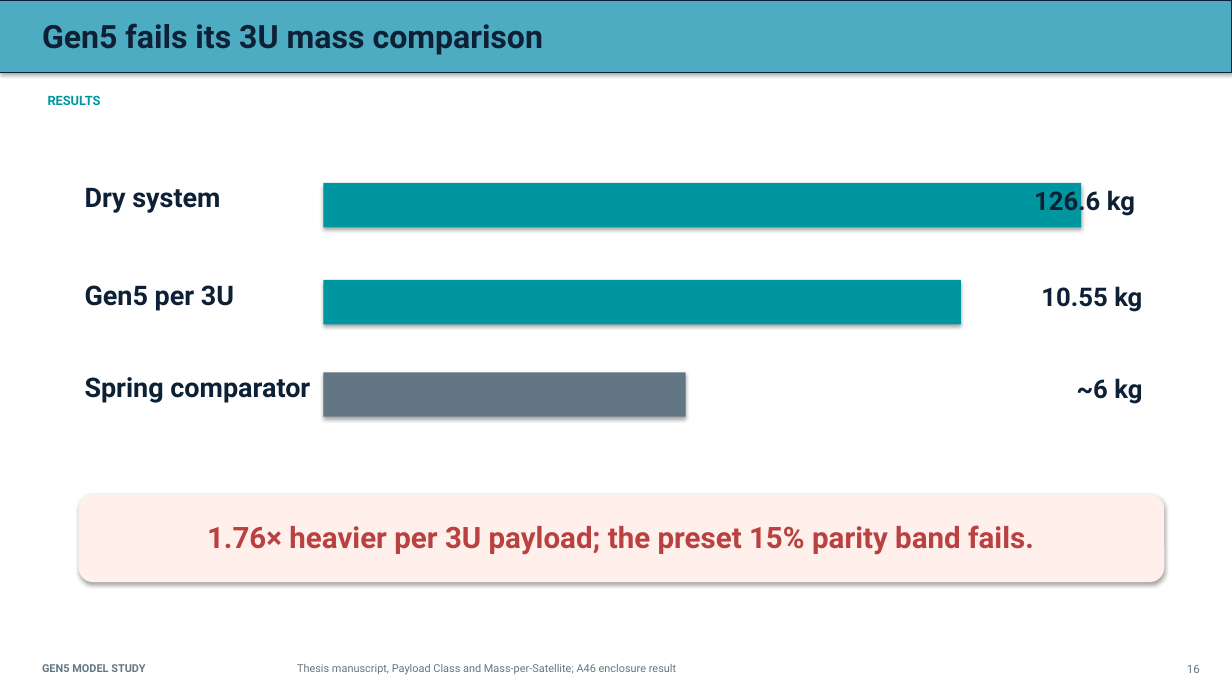
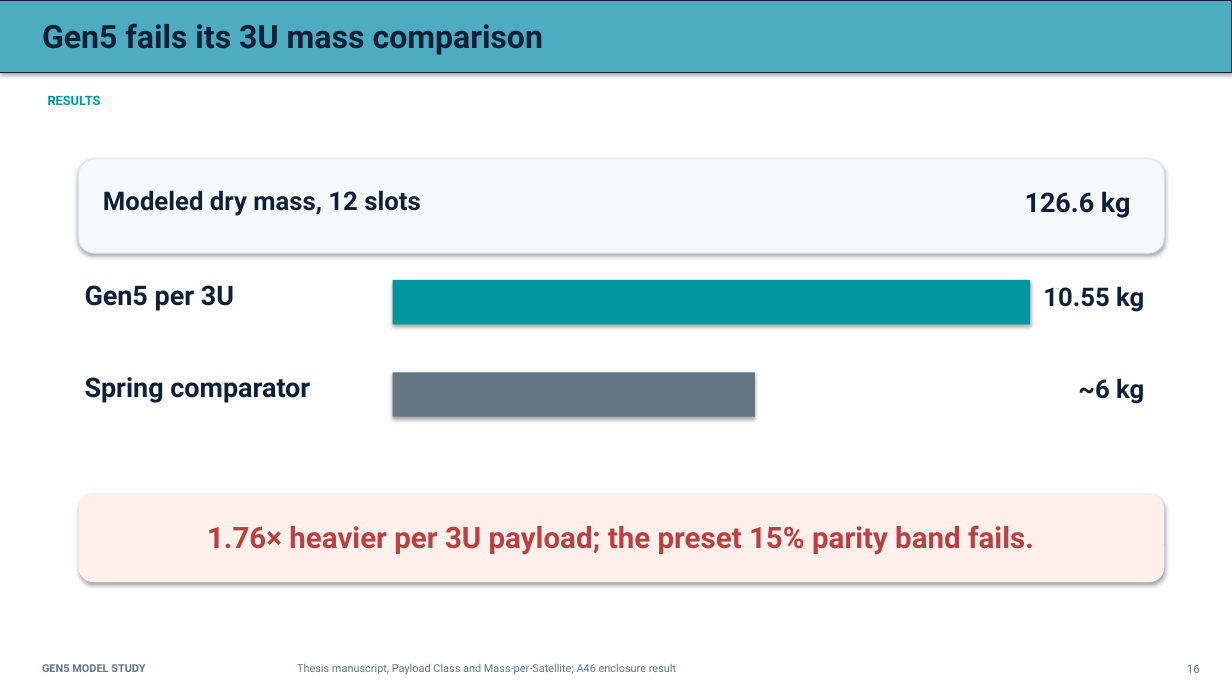
Before and after one commit to aaaaaaaaaaaavm/VOLLEY-thesis, a slide deck: slide 16 of university/final_review_2026_10_10/VOLLEY_Final_Review_2026-10-10.pptx. Drawn at 1232x693 pixels with LibreOffice and Linux fonts; fonts in the diff are those of the drawing. Boxes give left, top, right and bottom in pixels: in the first picture for what was removed or moved away, otherwise in the second. Text is boxed around its words. In the diff, an @@ line names an element or a change of style, - is before the commit and + after.

```diff
--- a/university/final_review_2026_10_10/VOLLEY_Final_Review_2026-10-10.pptx
+++ b/university/final_review_2026_10_10/VOLLEY_Final_Review_2026-10-10.pptx
@@ rounded rectangle added at [79, 159, 1165, 253], fill #F6F9FB, outline #DDE7EC 0.75 pt @@
@@ text removed at [85, 187, 220, 213] @@
-Dry system
@@ text added at [103, 190, 420, 216], 20 pt, text #0D2035, bold @@
+Modeled dry mass, 12 slots
@@ rectangle removed at [323, 183, 1081, 227] @@
@@ text "126.6 kg": place and size @@
-text "126.6 kg" at [1034, 186, 1135, 216]
+text "126.6 kg" at [1025, 191, 1131, 218]
@@ text "126.6 kg" at [1025, 191, 1131, 218]: size 20 to 21 pt @@
@@ rectangle: place and size @@
-rectangle at [323, 280, 961, 324]
+rectangle at [393, 280, 1031, 324]
@@ rectangle: place and size @@
-rectangle at [323, 372, 686, 417]
+rectangle at [393, 372, 755, 417]
```
Also in this commit, not shown: 14 other files.
